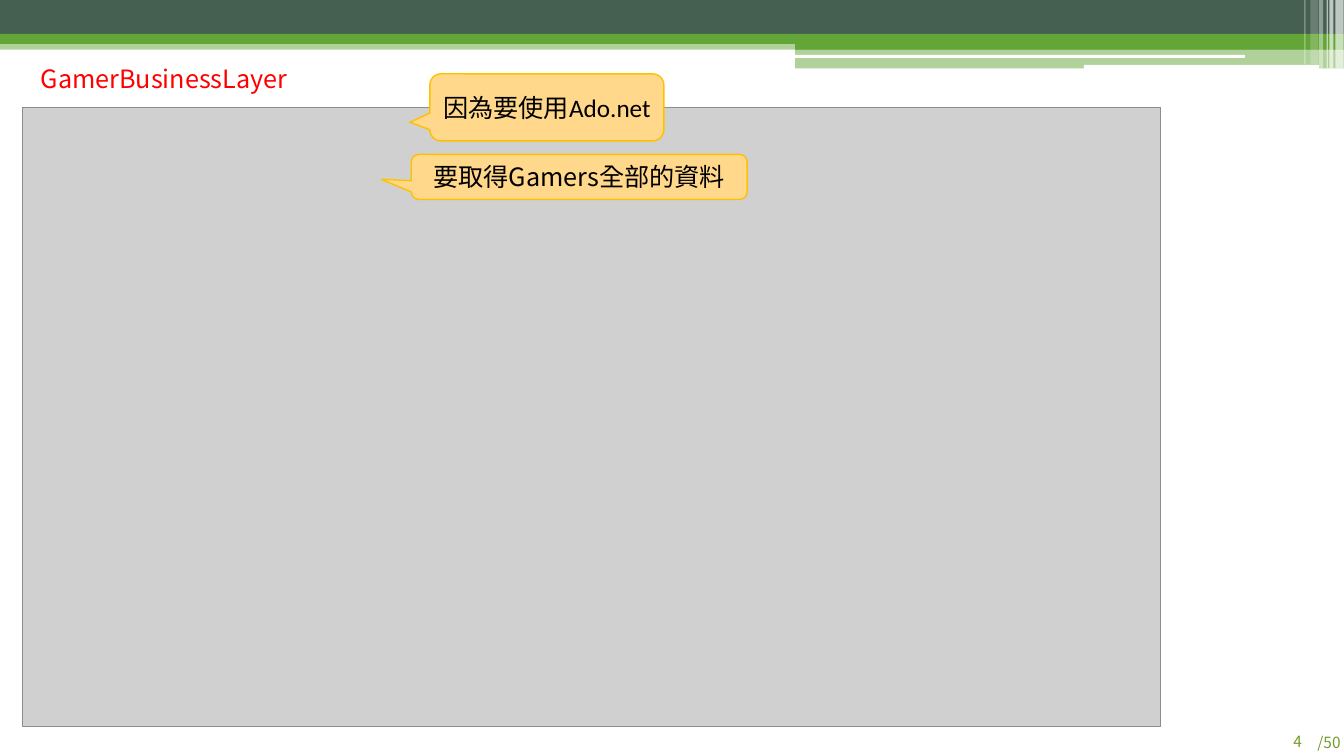
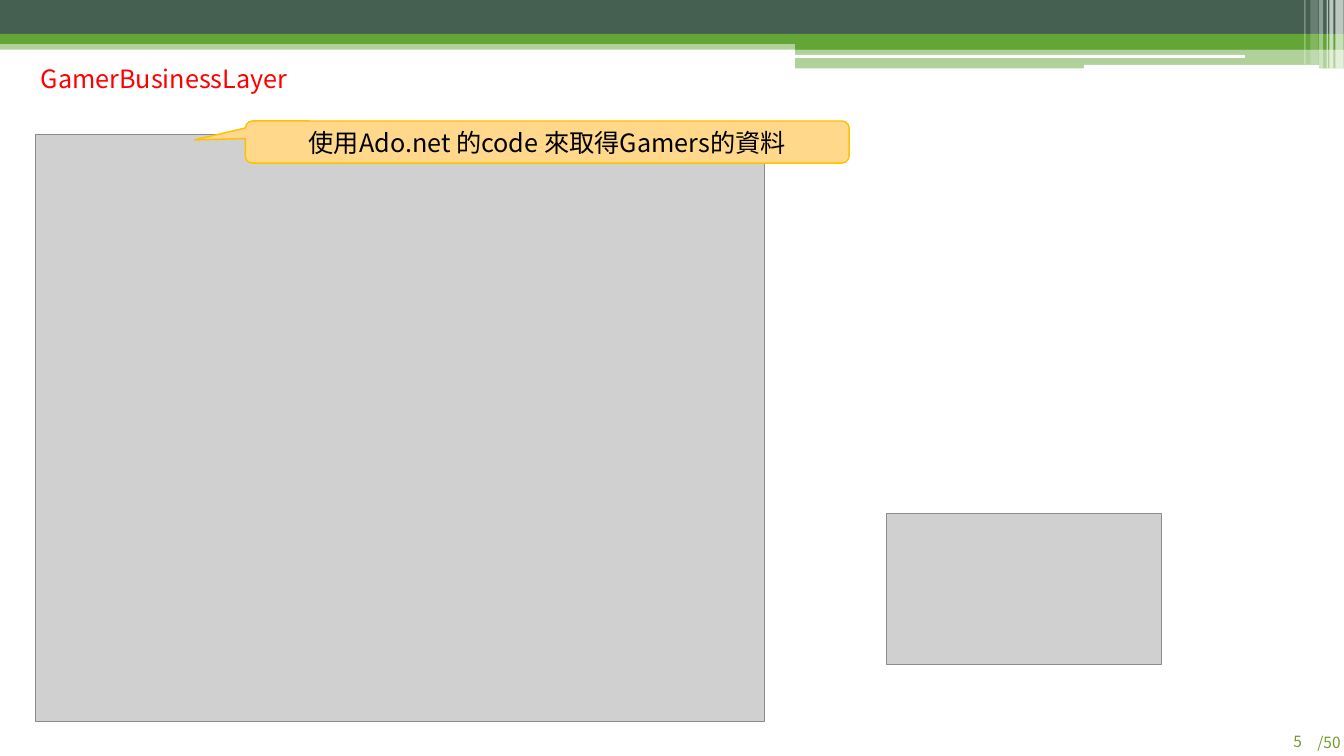
Before and after one commit to f85084/MVC, a slide deck: slide 6 of 現代 .Net 開發者之路 - MVC 完全精通.pptx (slide 5 before the commit). Drawn at 1344x756 pixels with LibreOffice and Linux fonts; fonts in the diff are those of the drawing; grey boxes stand for pictures. Boxes give left, top, right and bottom in pixels: in the first picture for what was removed or moved away, otherwise in the second. Text is boxed around its words. In the diff, an @@ line names an element or a change of style, - is before the commit and + after.

```diff
--- a/現代 .Net 開發者之路 - MVC 完全精通.pptx
+++ b/現代 .Net 開發者之路 - MVC 完全精通.pptx
@@ picture: place and size @@
-picture at <box>22,108,1162,727</box>
+picture at <box>35,134,765,722</box>
@@ rounded speech box "使用Ado.net 的code 來取得Gamers的資料": place and size @@
-rounded speech box "使用Ado.net 的code 來取得Gamers的資料" at <box>431,74,664,141</box>
+rounded speech box "使用Ado.net 的code 來取得Gamers的資料" at <box>245,121,849,163</box>
@@ rounded speech box "使用Ado.net 的code 來取得Gamers的資料" at <box>245,121,849,163</box>: proportions changed @@
@@ text in rounded speech box at <box>309,130,786,154</box>: text changed; font Calibri to Noto Sans CJK SC @@
-因為要使用Ado.net
+使用Ado.net 的code 來取得Gamers的資料
@@ rounded speech box removed at <box>411,154,747,200</box> @@
-要取得Gamers全部的資料
@@ picture added at <box>886,513,1162,664</box> @@
@@ page number at <box>1293,735,1302,747</box>: text changed @@
-4
+5
```
Also in this commit, not shown: 13 other slides changed, 2 slides added, 1 slide removed, 18 other files.
